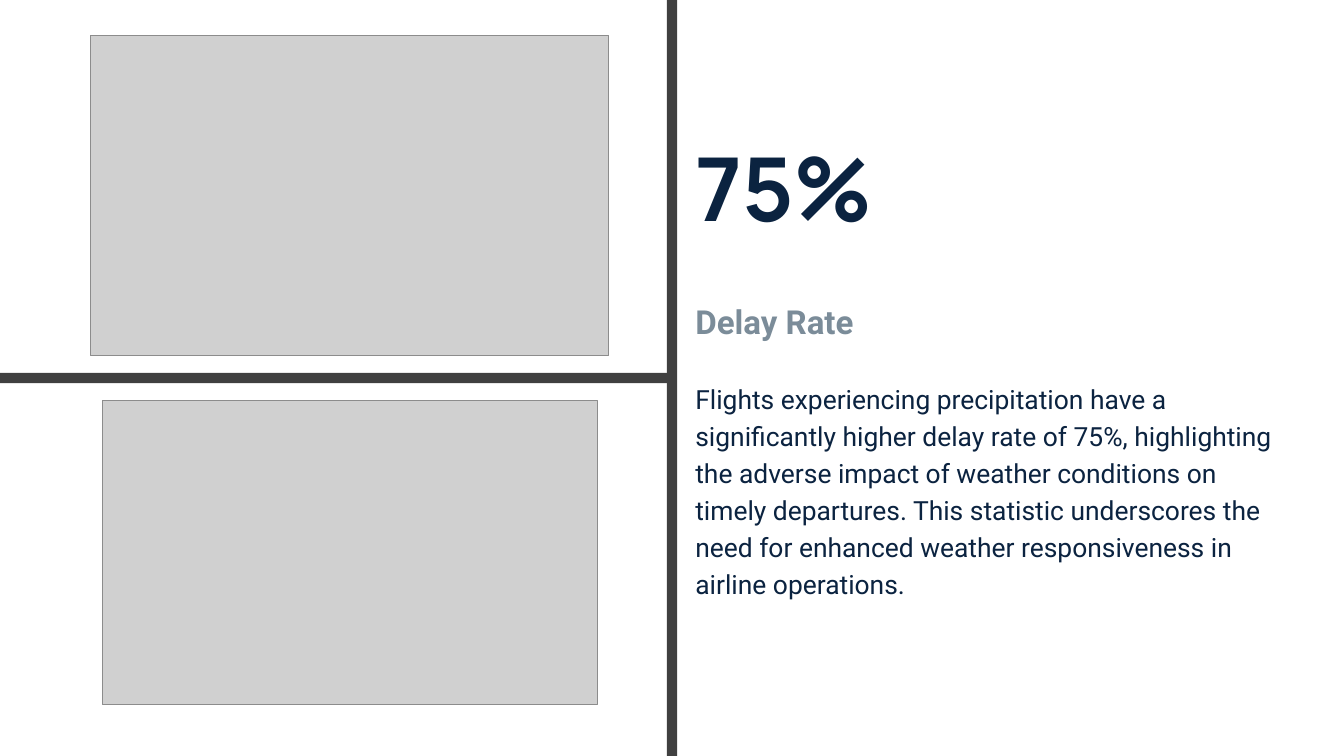
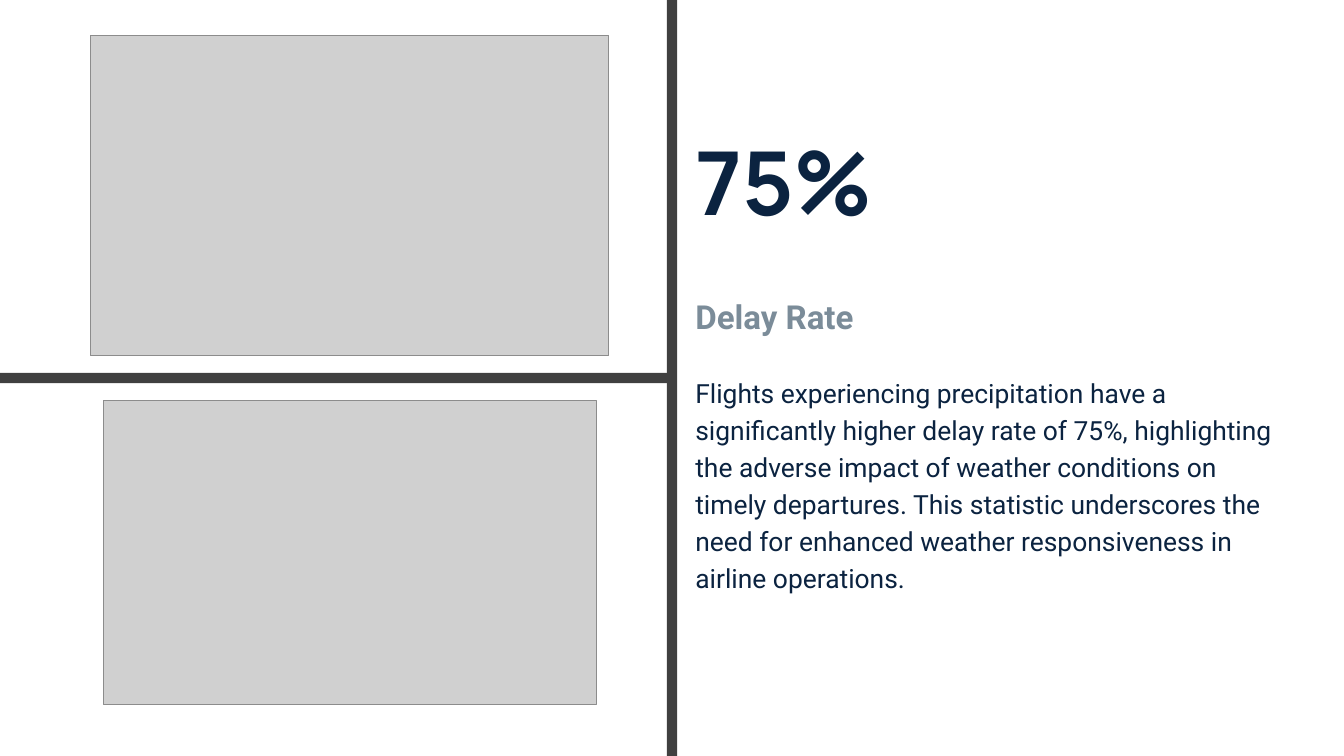
Before and after one commit to gpskentzos/DATA5300-Project1, a slide deck: slide 6 of reports/Presentation - DATA 5300 United Airlines Delays_V2.pptx. Drawn at 1344x756 pixels with LibreOffice and Linux fonts; fonts in the diff are those of the drawing; grey boxes stand for pictures. Boxes give left, top, right and bottom in pixels: in the first picture for what was removed or moved away, otherwise in the second. Text is boxed around its words. In the diff, an @@ line names an element or a change of style, - is before the commit and + after.

```diff
--- a/reports/Presentation - DATA 5300 United Airlines Delays_V2.pptx
+++ b/reports/Presentation - DATA 5300 United Airlines Delays_V2.pptx
@@ 3 texts: place and size @@
-3 texts at <box>695,156,1271,600</box>
+3 texts at <box>695,150,1271,594</box>
```
Also in this commit, not shown: 2 other slides changed, 2 other files.
